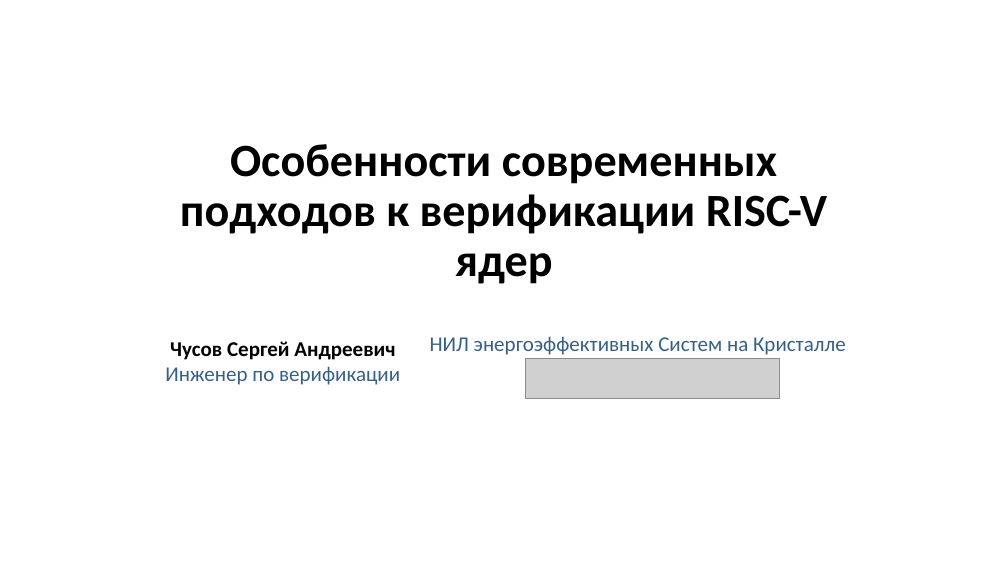
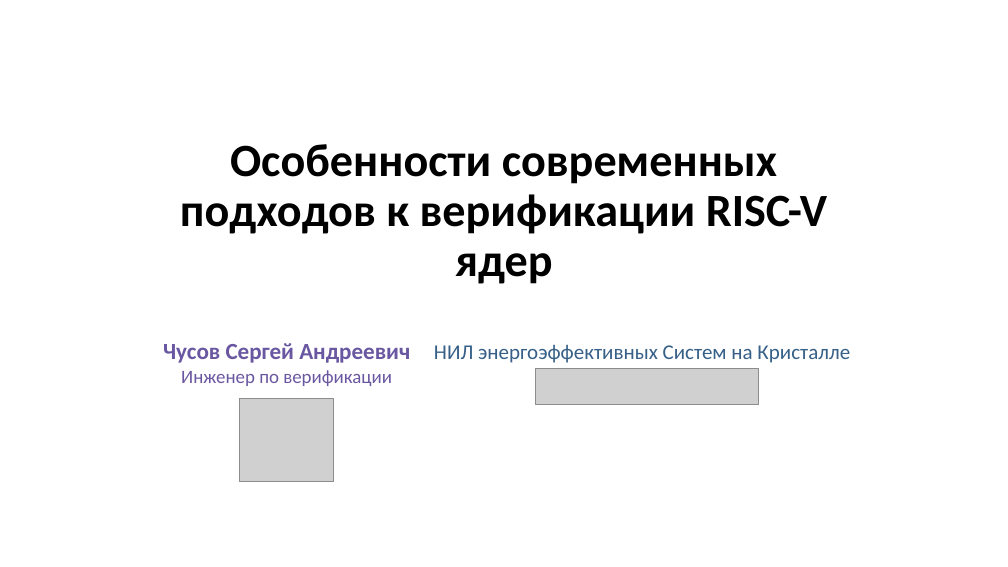
Before and after one commit to serge0699/micro23, a slide deck: slide 1 of present/present.pptx. Drawn at 1008x567 pixels with LibreOffice and Linux fonts; fonts in the diff are those of the drawing; grey boxes stand for pictures. Boxes give left, top, right and bottom in pixels: in the first picture for what was removed or moved away, otherwise in the second. Text is boxed around its words. In the diff, an @@ line names an element or a change of style, - is before the commit and + after.

```diff
--- a/present/present.pptx
+++ b/present/present.pptx
@@ text "Чусов Сергей Андреевич Инженер по ..." at bbox=[163, 343, 410, 386]: size 20 to 22 pt, text colour #000000 to #6A57A1 in "Чусов Сергей Андреевич"; size 20 to 18 pt, text colour #366088 to #6A57A1 in "Инженер по верификации" @@
@@ text "НИЛ энергоэффективных Систем на Кристалле": place and size @@
-text "НИЛ энергоэффективных Систем на Кристалле" at bbox=[430, 336, 846, 355]
+text "НИЛ энергоэффективных Систем на Кристалле" at bbox=[434, 345, 850, 363]
@@ picture: place and size @@
-picture at bbox=[526, 358, 779, 399]
+picture at bbox=[535, 369, 758, 405]
@@ picture added at bbox=[240, 399, 334, 482] @@
```
Also in this commit, not shown: 6 slides added, 1 slide removed, 7 other files.
